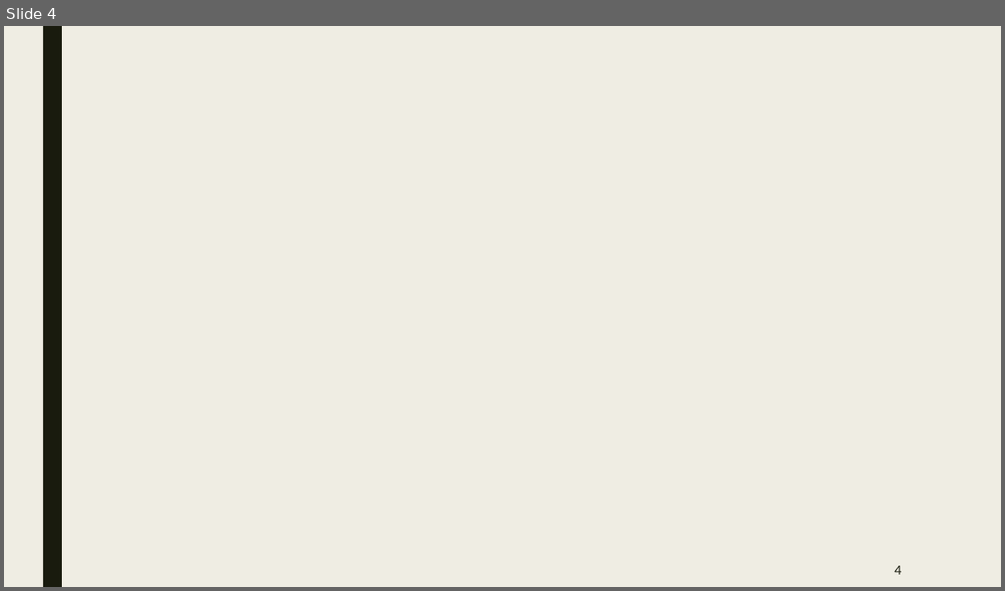
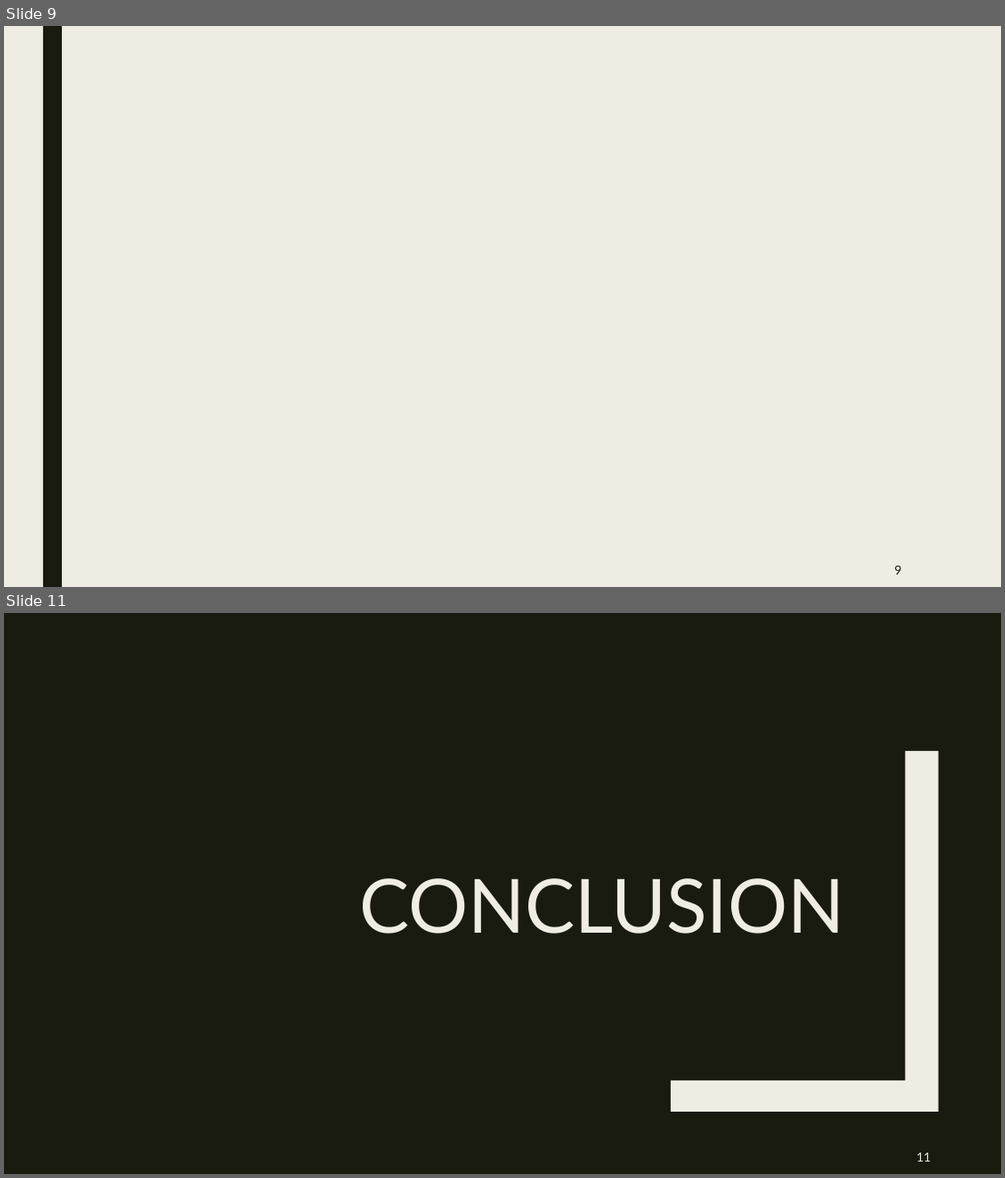
Before and after one commit to Yoan15/CDA22-23_yoan, a slide deck: ressources/CDA_Projet_Repotech_Yoan_Deconinck.pptx. Shown one above the other, each under a label of ours: slide 4 before the commit, slides 9 and 11 after it; the slides between them are not shown. The pictures are 1005x591 and 1005x1178 pixels, drawn with LibreOffice and Linux fonts; fonts in the diff are those of the drawing. Boxes give left, top, right and bottom in pixels: in the first picture for what was removed or moved away, otherwise in the second. Text is boxed around its words. In the diff, an @@ line names an element or a change of style, - is before the commit and + after.

```diff
--- a/ressources/CDA_Projet_Repotech_Yoan_Deconinck.pptx
+++ b/ressources/CDA_Projet_Repotech_Yoan_Deconinck.pptx
@@ slide 11 added at (4,613,1001,1174), background #191B0E @@
@@ freeform shape added at (671,751,938,1111), fill #EFEDE3 @@
@@ title added at (359,878,844,933), 72 pt, text #EFEDE3 @@
+CONCLUSION
@@ page number added at (916,1152,930,1161), 12 pt, text #EFEDE3 @@
+11
@@ what was slide 4 is now slide 9 @@
@@ page number at (894,565,901,574): text changed @@
-4
+9
```
Also in this commit, not shown: 6 other slides added, 1 other file.
